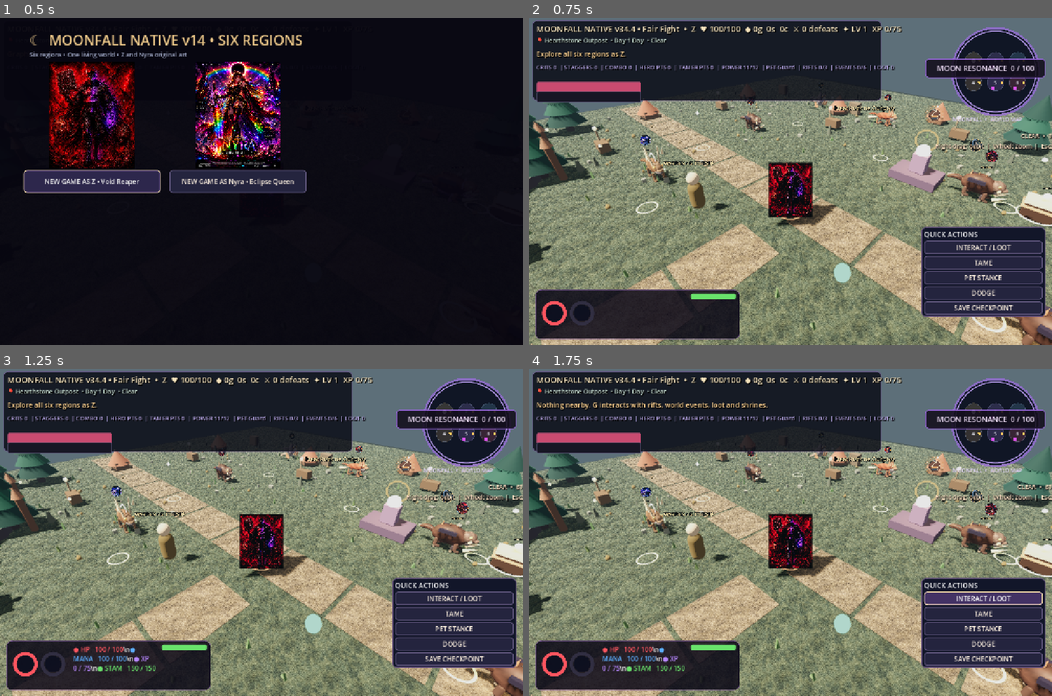
Above: before the commit, frames 1-4 (two rows, left to right).
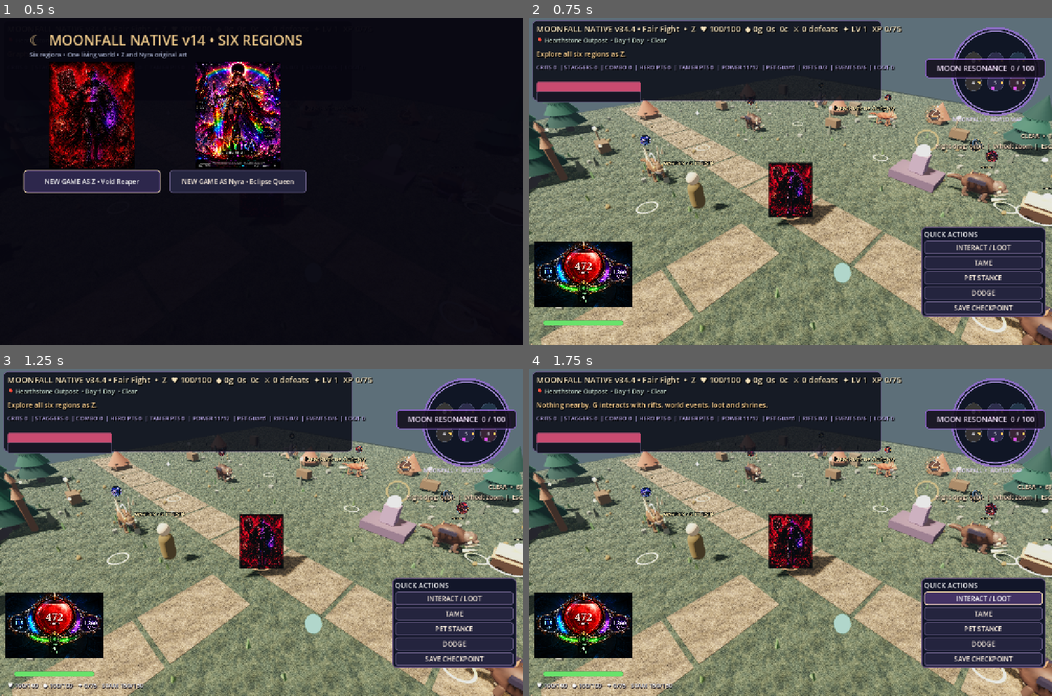
Above: after the commit, the same moments.

Repository: ericgantor-cyber/Moonfall
Game: Godot game, scene res://scenes/main.tscn
Two runs of this game, one before a commit and one after it. Both use one fixed random seed, a clock stepped at 60 frames per second and the inputs below.
Inputs:
- Up to frame 1 (0.5 s): no input
- Up to frame 2 (0.75 s): click "NEW GAME AS Z • Void Reaper" at 0.5 s
- Up to frame 3 (1.25 s): no input
- Up to frame 4 (1.75 s): click "INTERACT / LOOT" at 1.25 s

Frame 1 is identical in both runs. In frame 2, 8.6% of the frame differs, in the area x 1-41%, y 68-99%; in frame 3, 8.6%; in frame 4, 8.6%.

Commit message:
fix(hud): use user-uploaded four-resource PNG filename

Diff:
--- a/godot-v38/scripts/native_v38_0.gd
+++ b/godot-v38/scripts/native_v38_0.gd
@@ -132,7 +132,7 @@
  layout.add_child(v387_stamina_warning)
  v384_vitals_panel.visible=false
  # Use the user's HUD PNG when present; fall back to functional meters otherwise.
- var four_color_art:String="res://assets/ui/moonfall_four_resource_hud.png"
+ var four_color_art:String="res://assets/ui/a_high_detail_fantasy_rpg_hud_game_ui_overlay_on.png"
  var original_orb_art:String="res://assets/ui/moonfall_orb_hud.png"
  var selected_hud_art:String=four_color_art if ResourceLoader.exists(four_color_art) else original_orb_art
  if ResourceLoader.exists(selected_hud_art):
